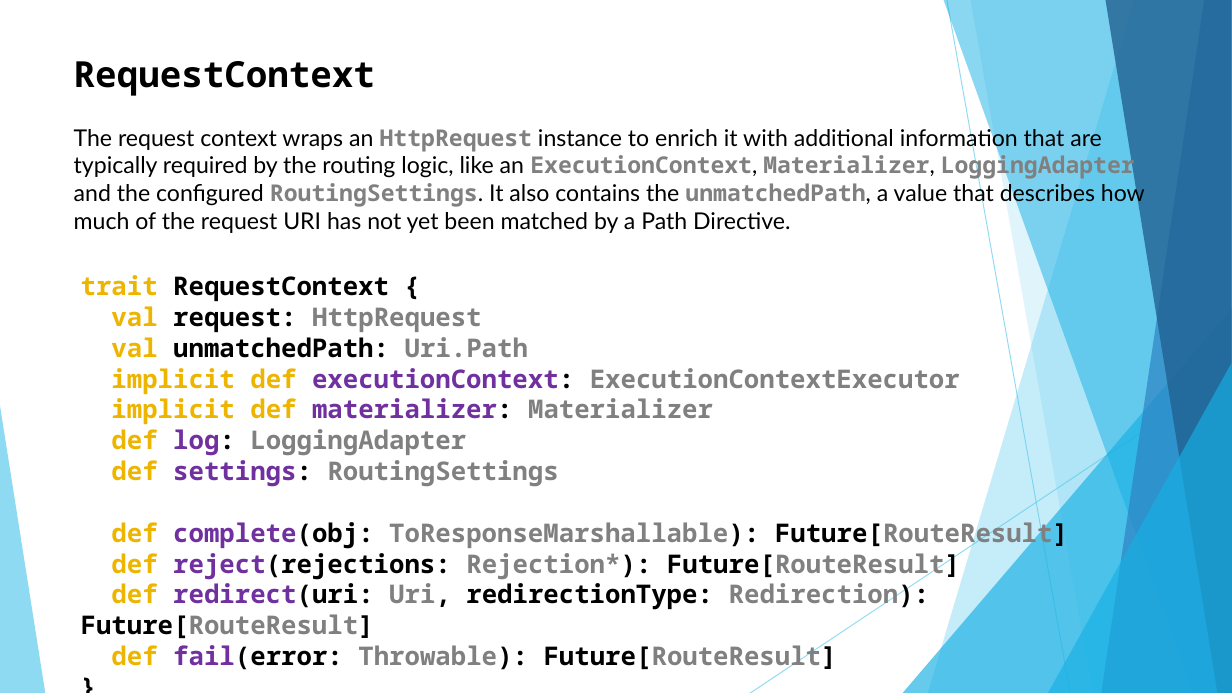
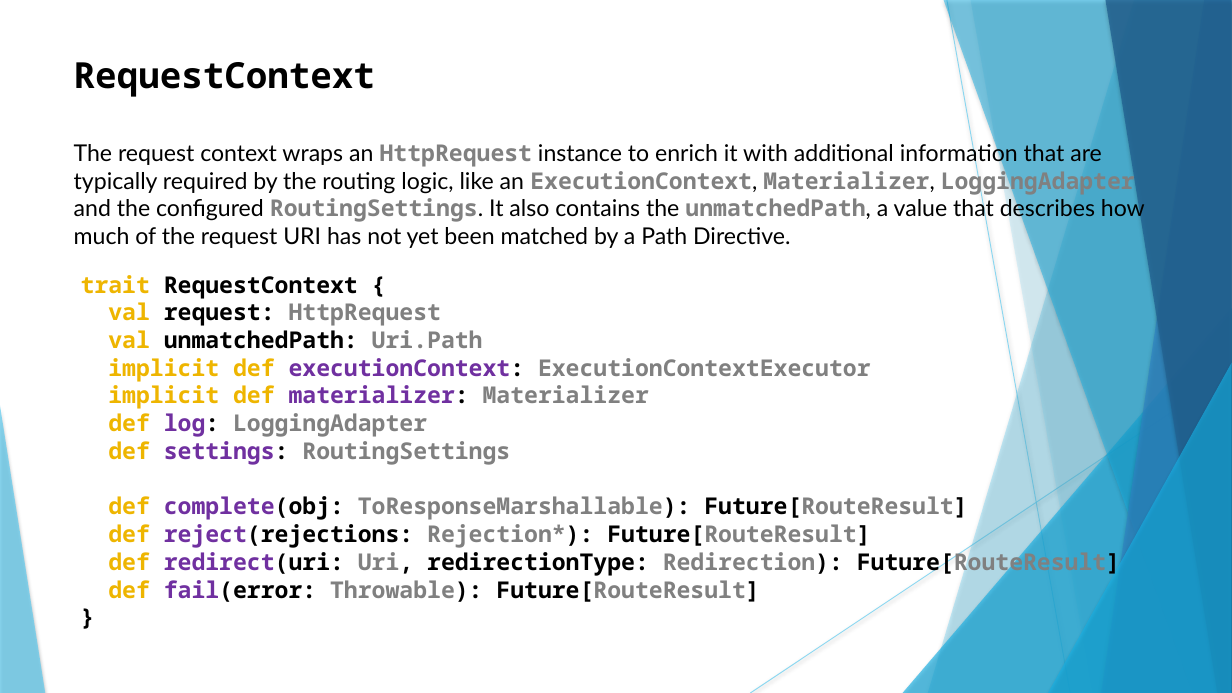
Before and after one commit to gmax-ws/akka-hhtp-microservice, a slide deck: slide 8 of presentation/reactive-microservice.pptx. Drawn at 1232x693 pixels with LibreOffice and Linux fonts; fonts in the diff are those of the drawing. Boxes give left, top, right and bottom in pixels: in the first picture for what was removed or moved away, otherwise in the second. Text is boxed around its words. In the diff, an @@ line names an element or a change of style, - is before the commit and + after.

```diff
--- a/presentation/reactive-microservice.pptx
+++ b/presentation/reactive-microservice.pptx
@@ line (947, 0) - (1070, 693): stroke #5FCBEF 0.75 pt to #5FCBEF 0.74 pt @@
@@ freeform shape at box(970, 0, 1232, 693): shadow on; outline redrawn @@
@@ text "RequestContext" rewrapped from box(74, 61, 1145, 233) to box(74, 62, 1145, 248) @@
@@ text "trait RequestContext {" at box(81, 275, 1120, 602): size 20 to 18 pt @@
@@ line (1232, 372) - (750, 693): stroke #5FCBEF 0.75 pt to #5FCBEF 0.74 pt @@
@@ shadow on in 7 elements at box(928, 0, 1232, 693), box(903, 308, 1232, 693), box(944, 0, 1232, 693), box(1102, 0, 1232, 693), box(1105, 0, 1232, 693), box(1048, 363, 1232, 693), box(0, 406, 45, 693) @@
```
Also in this commit, not shown: 21 other slides changed, 4 other files.
